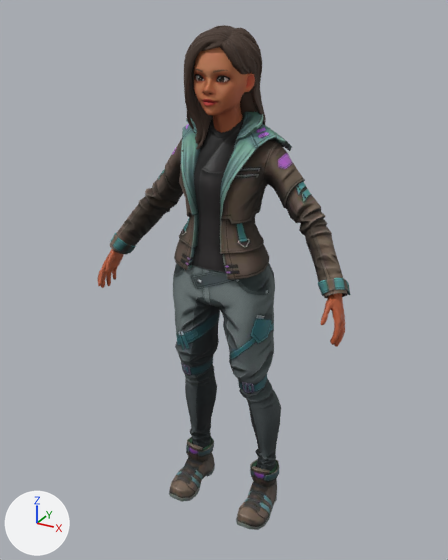
An edit to the glTF model public/models/646d9dcdc8a5f5bddbfac913.glb, drawn before and after from the same camera.
Camera for both pictures: a 50 mm camera at (0.947, -1.761, 1.819) aimed at (-0.014, -0.014, 0.946). Lighting does not change. The marker at lower left points along +X, +Y and +Z. Vertices at the same position are counted once.

The older version as bpy lines, for what is in view:
```python
ob_wolf3d_body = bpy.data.objects.new('Wolf3D_Body', me_wolf3d_body_002)
ob_wolf3d_body.location = (0.0, 0.0, 0.0)
ob_wolf3d_hair = bpy.data.objects.new('Wolf3D_Hair', me_wolf3d_hair)
ob_wolf3d_hair.location = (0.0, 0.0, 0.0)
ob_wolf3d_outfit_bottom = bpy.data.objects.new('Wolf3D_Outfit_Bottom', me_wolf3d_outfit_bottom)
ob_wolf3d_outfit_bottom.location = (0.0, 0.0, 0.0)
ob_wolf3d_outfit_footwear = bpy.data.objects.new('Wolf3D_Outfit_Footwear', me_wolf3d_outfit_footwear)
ob_wolf3d_outfit_footwear.location = (0.0, 0.0, 0.0)
ob_wolf3d_outfit_top = bpy.data.objects.new('Wolf3D_Outfit_Top', me_wolf3d_outfit_top)
ob_wolf3d_outfit_top.location = (0.0, 0.0, 0.0)
# also in view: 'Wolf3D_Head' at (0.0, -0.047, 1.588)
```
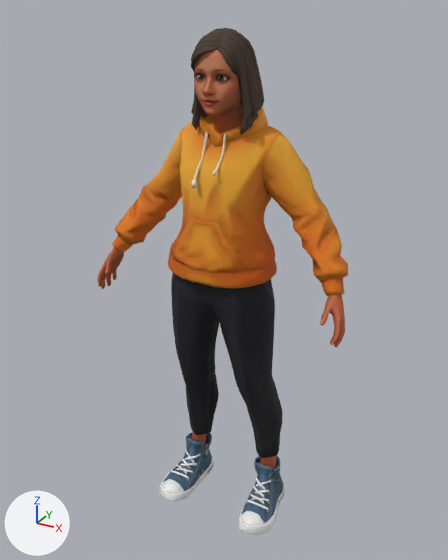
Pixel boxes [x1, y1, x2, y2] of what changed, in the pictures (448 x 560 px):
'Wolf3D_Outfit_Top', surface changed, reshaped: before [110, 112, 350, 298]; after [112, 105, 348, 296]
'Wolf3D_Outfit_Bottom', surface changed, reshaped (11% shorter): before [173, 263, 281, 471]; after [171, 273, 283, 458]
'Wolf3D_Hair', reshaped (13% narrower, 16% shorter): before [182, 25, 266, 152]; after [191, 28, 264, 135]
'Wolf3D_Outfit_Footwear', surface changed, reshaped (14% wider, 10% taller): before [169, 437, 279, 530]; after [159, 433, 284, 535]
part 2 of me_wolf3d_outfit_top, rebuilt (6% taller): before [110, 118, 348, 298]; after [112, 105, 348, 296]
part 3 of me_wolf3d_outfit_top, deleted (cyan): before [186, 112, 263, 149]
part 4 of me_wolf3d_outfit_top, deleted: before [318, 278, 350, 296]
part 5 of me_wolf3d_outfit_top, deleted: before [111, 233, 136, 253]
part 7 of me_wolf3d_outfit_footwear, rebuilt (6% wider, 11% shorter): before [169, 437, 215, 502]; after [163, 433, 212, 491]
part 8 of me_wolf3d_outfit_footwear, rebuilt: before [236, 460, 279, 530]; after [242, 455, 283, 523]
part 9 of me_wolf3d_outfit_footwear, added: after [159, 437, 214, 501]
part 10 of me_wolf3d_outfit_footwear, added: after [238, 461, 284, 535]

Diff of the bpy script that builds the scene:
```diff
--- a/public/models/646d9dcdc8a5f5bddbfac913.glb.py
+++ b/public/models/646d9dcdc8a5f5bddbfac913.glb.py
@@ mat_wolf3d_outfit_bottom @@
 n2 = _N.new('ShaderNodeTexImage'); n2.name = 'Image Texture'
-n2.image = img_outfit_f_casual_01_v2_bottom_d
+n2.image = img_pants_casual_01_black_c
+n2.extension = 'EXTEND'
 n3 = _N.new('ShaderNodeMath'); n3.name = 'Math'
 n3.operation = 'MULTIPLY'
-n3.inputs[1].default_value = 0.0  # 'Value'
 n4 = _N.new('ShaderNodeSeparateColor'); n4.name = 'Separate Color'
 n5 = _N.new('ShaderNodeTexImage'); n5.name = 'Image Texture.001'
-n5.image = img_outfit_f_casual_01_v2_bottom_r
+n5.image = img_pants_casual_01_r
+n5.extension = 'EXTEND'
 n6 = _N.new('ShaderNodeNormalMap'); n6.name = 'Normal Map'
@@ mat_wolf3d_outfit_bottom @@
 n7 = _N.new('ShaderNodeTexImage'); n7.name = 'Image Texture.002'
-n7.image = img_outfit_f_casual_01_v2_bottom_n
+n7.image = img_pants_casual_01_n
+n7.extension = 'EXTEND'
 _L.new(n0.outputs[0], n1.inputs[0])  # 'BSDF' to 'Surface'
@@ mat_wolf3d_outfit_footwear @@
 mat_wolf3d_outfit_footwear = bpy.data.materials.new('Wolf3D_Outfit_Footwear')
-# nodes: BsdfPrincipled, Math, NormalMap, OutputMaterial, SeparateColor, TexImage x3
-# uses the picture img_outfit_f_casual_01_v2_footwear_d
-# uses the picture img_outfit_f_casual_01_v2_footwear_n
-# uses the picture img_outfit_f_casual_01_v2_footwear_r
+# nodes: BsdfPrincipled, NormalMap, OutputMaterial, SeparateColor, TexImage x3
+# uses the picture img_tennis_casual_02_blue_c
+# uses the picture img_tennis_casual_02_m_tennis_casual_02_r
+# uses the picture img_tennis_casual_02_n
@@ mat_wolf3d_outfit_top @@
 mat_wolf3d_outfit_top = bpy.data.materials.new('Wolf3D_Outfit_Top')
-# nodes: BsdfPrincipled, Math, NormalMap, OutputMaterial, SeparateColor, TexImage x3
-# uses the picture img_outfit_f_casual_01_v2_top_d
-# uses the picture img_outfit_f_casual_01_v2_top_n
-# uses the picture img_outfit_f_casual_01_v2_top_r
+# nodes: BsdfPrincipled, NormalMap, OutputMaterial, SeparateColor, TexImage x3
+# uses the picture img_hoodie_01_default_m_hoodie_01_yellow_r
+# uses the picture img_hoodie_01_default_n
+# uses the picture img_hoodie_01_yellow_c
@@ me_wolf3d_hair @@
-me_wolf3d_hair.from_pydata(...)  # 1501 vertices, 2977 faces; spans x -0.119..0.105, y -0.137..0.119, z 1.381..1.77
+me_wolf3d_hair.from_pydata(...)  # 705 vertices, 1378 faces; spans x -0.122..0.113, y -0.143..0.099, z 1.45..1.764
+# me_wolf3d_hair part 1: 1501 vertices removed from x -0.119..0.105, y -0.137..0.119, z 1.381..1.77; 705 vertices added at x -0.122..0.113, y -0.143..0.099, z 1.45..1.764
 me_wolf3d_hair.materials.append(mat_wolf3d_hair)
@@ me_wolf3d_outfit_bottom @@
-me_wolf3d_outfit_bottom.from_pydata(...)  # 838 vertices, 1634 faces; spans x -0.203..0.203, y -0.148..0.098, z 0.136..1.082
+me_wolf3d_outfit_bottom.from_pydata(...)  # 600 vertices, 1196 faces; spans x -0.203..0.204, y -0.169..0.094, z 0.223..1.099
+# me_wolf3d_outfit_bottom part 6: 838 vertices removed from x -0.203..0.203, y -0.148..0.098, z 0.136..1.082; 600 vertices added at x -0.203..0.204, y -0.169..0.094, z 0.223..1.099
 me_wolf3d_outfit_bottom.materials.append(mat_wolf3d_outfit_bottom)
@@ me_wolf3d_outfit_footwear @@
-me_wolf3d_outfit_footwear.from_pydata(...)  # 208 vertices, 408 faces; spans x -0.214..0.214, y -0.172..0.101, z 0.0..0.192
+me_wolf3d_outfit_footwear.from_pydata(...)  # 1346 vertices, 1922 faces; spans x -0.246..0.246, y -0.195..0.115, z 0.0..0.208
+# me_wolf3d_outfit_footwear part 7: the loose piece of 104 vertices spanning x -0.214..-0.093, y -0.172..0.101, z 0.0..0.192 is rebuilt with 155 vertices and now spans x -0.243..-0.102, y -0.143..0.102, z 0.024..0.186
+# me_wolf3d_outfit_footwear part 8: the loose piece of 104 vertices spanning x 0.093..0.214, y -0.172..0.101, z 0.0..0.192 is rebuilt with 155 vertices and now spans x 0.102..0.243, y -0.143..0.102, z 0.024..0.186
+# me_wolf3d_outfit_footwear part 9: 518 vertices added at x -0.246..-0.113, y -0.195..0.115, z 0.0..0.208
+# me_wolf3d_outfit_footwear part 10: 518 vertices added at x 0.113..0.246, y -0.195..0.115, z 0.0..0.208
 me_wolf3d_outfit_footwear.materials.append(mat_wolf3d_outfit_footwear)
@@ me_wolf3d_outfit_top @@
-me_wolf3d_outfit_top.from_pydata(...)  # 2295 vertices, 4420 faces; spans x -0.446..0.446, y -0.161..0.083, z 0.983..1.532
+me_wolf3d_outfit_top.from_pydata(...)  # 1310 vertices, 2574 faces; spans x -0.434..0.437, y -0.203..0.129, z 0.981..1.559
+# me_wolf3d_outfit_top part 2: the loose piece of 1777 vertices spanning x -0.446..0.446, y -0.161..0.083, z 0.983..1.516 is rebuilt with 1310 vertices and now spans x -0.434..0.437, y -0.203..0.129, z 0.981..1.559
+# me_wolf3d_outfit_top part 3: the loose piece of 254 vertices spanning x -0.124..0.129, y -0.085..0.073, z 1.406..1.532 is deleted
+# me_wolf3d_outfit_top part 4: the loose piece of 132 vertices spanning x 0.359..0.445, y -0.129..-0.004, z 0.989..1.075 is deleted
+# me_wolf3d_outfit_top part 5: the loose piece of 132 vertices spanning x -0.445..-0.359, y -0.13..-0.004, z 0.989..1.075 is deleted
 me_wolf3d_outfit_top.materials.append(mat_wolf3d_outfit_top)
```
